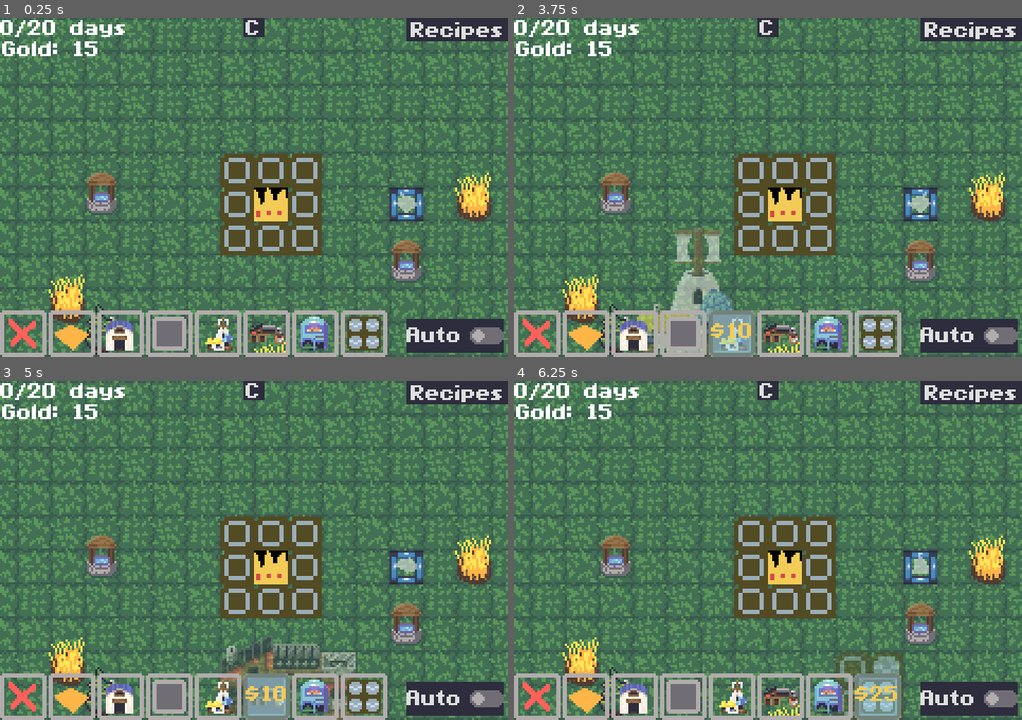
Above: before the commit, frames 1-4 (two rows, left to right).
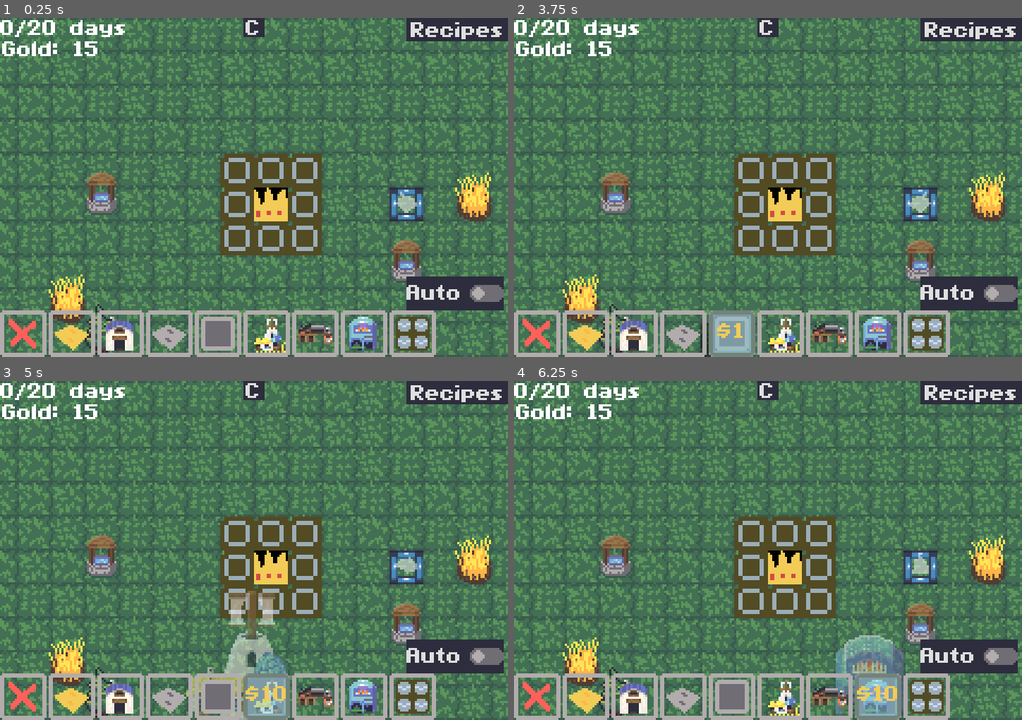
Above: after the commit, the same moments.

Repository: comfy-gamedev/ludum-dare-60
Game: Godot game, scene res://scenes/main/main.tscn
Same seed, same stepped clock (60 frames per second), same inputs: the game is played once before the commit and once after it. The engine's default icon, where the game draws it, is replaced by a stand-in: a white triangle on a blue panel in a dark square.
Inputs (mouse positions are in pixels of both pictures, inside the frame that each line leads up to):
- Up to frame 1 (0.25 s): no input
- Up to frame 2 (3.75 s): click (539, 333) at 0.52 s; click (585, 333) at 1.27 s; click (635, 333) at 2.02 s; click (681, 333) at 2.77 s; click (732, 333) at 3.52 s
- Up to frame 3 (5 s): click (264, 696) at 4.27 s
- Up to frame 4 (6.25 s): click (828, 696) at 5.02 s; click (879, 696) at 5.77 s

The runs differ from the first frame. In frame 1, 7.3% of the frame differs, in the area x 30-100%, y 76-100%; in frame 2, 9.4%; in frame 3, 10%, in the area x 30-100%, y 61-100%; in frame 4, 8.5%.

Commit message:
Fast Paths

Diff:
--- a/assets/tilesets/surface/surface_tile_set.tres
+++ b/assets/tilesets/surface/surface_tile_set.tres
@@ -2,6 +2,7 @@
 
 [ext_resource type="Texture2D" uid="uid://bi3wvyutuegk4" path="res://assets/tilesets/surface/surface_tiles.png" id="1_tgpv7"]
 [ext_resource type="Texture2D" uid="uid://bobscu7tvu7tg" path="res://assets/tilesets/surface/path_tiles.png" id="2_lq4wr"]
+[ext_resource type="Texture2D" uid="uid://dq7t62vw1c1ui" path="res://assets/tilesets/surface/fast_path_tiles.png" id="3_f334x"]
 
 [sub_resource type="TileSetAtlasSource" id="TileSetAtlasSource_lq4wr"]
 texture = ExtResource("1_tgpv7")
@@ -29,6 +30,26 @@
 2:2/0 = 0
 2:1/0 = 0
 
+[sub_resource type="TileSetAtlasSource" id="TileSetAtlasSource_keibh"]
+texture = ExtResource("3_f334x")
+0:0/0 = 0
+1:0/0 = 0
+2:0/0 = 0
+3:0/0 = 0
+0:1/0 = 0
+1:1/0 = 0
+2:1/0 = 0
+3:1/0 = 0
+0:2/0 = 0
+1:2/0 = 0
+2:2/0 = 0
+3:2/0 = 0
+0:3/0 = 0
+1:3/0 = 0
+2:3/0 = 0
+3:3/0 = 0
+
 [resource]
 sources/1 = SubResource("TileSetAtlasSource_lq4wr")
 sources/2 = SubResource("TileSetAtlasSource_f334x")
+sources/3 = SubResource("TileSetAtlasSource_keibh")
--- a/entities/little_guy/little_guy.gd
+++ b/entities/little_guy/little_guy.gd
@@ -37,24 +37,27 @@
 
 
 func tick(t: int) -> void:
-	if t == Main.CYCLE_END:
+	if t == Main.CYCLE_END or Main.current.get_tile_type(grid_pos) != Main.TileType.PATH:
 		queue_free()
 		return
 
-	if t % step_ticks != 0:
+	var sid = Main.current.surface_tile_map_layer.get_cell_source_id(grid_pos)
+
+	var st = (step_ticks / 2) if sid == 3 else step_ticks
+
+	if t % st != 0:
 		return
 
-	if Main.current.get_tile_type(grid_pos) == Main.TileType.PATH:
-		for turn in [0, 1, 3]:
-			var lookdir = GridMetric.rotate_dir(grid_facing, turn)
-			var look = grid_pos + lookdir
-			if Main.current.get_tile_type(look) == Main.TileType.PATH:
-				Main.current.connect_paths(grid_pos, look)
-				grid_pos = look
-				grid_facing = lookdir
-				animation_player.play(dir_animations[grid_facing], -1, Main.TICK_RATE * 2)
-				animation_player.advance(0)
-				break
+	for turn in [0, 1, 3]:
+		var lookdir = GridMetric.rotate_dir(grid_facing, turn)
+		var look = grid_pos + lookdir
+		if Main.current.get_tile_type(look) == Main.TileType.PATH:
+			Main.current.connect_paths(grid_pos, look)
+			grid_pos = look
+			grid_facing = lookdir
+			animation_player.play(dir_animations[grid_facing], -1, Main.TICK_RATE * 2)
+			animation_player.advance(0)
+			break
 
 	for side in [0, 1, 3, 2]:
 		var lookdir = GridMetric.rotate_dir(grid_facing, side)
--- a/scenes/main/main.gd
+++ b/scenes/main/main.gd
@@ -27,6 +27,7 @@
 const CONSTRUCTIONS = [
 	preload("uid://c0rrybc5bgfno"),
 	preload("uid://nmq3klwu0rtw"),
+	preload("uid://dn7sbmuuobqsx"),
 	preload("uid://bv0d35xti4rip"),
 	#preload("uid://dihg3y5nmbf5i"),#pedestal :(
 	#preload("uid://bfkgt3wvanaqj"),
@@ -38,6 +39,7 @@
 
 const BASE_TILE_SOURCE = 1
 const PATH_TILE_SOURCE = 2
+const FASTPATH_TILE_SOURCE = 3
 
 static var current: Main
 
@@ -137,8 +139,12 @@
 	var pan = Input.get_vector("pan_left", "pan_right", "pan_up", "pan_down")
 	if pan:
 		camera_2d.position += pan * PAN_SPEED * delta / camera_2d.zoom
+		if camera_2d.zoom != Vector2.ONE:
+			camera_2d.offset = camera_2d.position.snappedf(2.0) - camera_2d.position
 		# sync pos within limits
-		(func (): camera_2d.position = camera_2d.get_screen_center_position()).call_deferred()
+		(func ():
+			camera_2d.position = camera_2d.position.clamp(Vector2(camera_2d.limit_left, camera_2d.limit_top), Vector2(camera_2d.limit_right, camera_2d.limit_bottom))
+		).call_deferred()
 
 	if _ticking:
 		_t += delta
@@ -240,6 +246,7 @@
 	var coord = surface_tile_map_layer.get_cell_atlas_coords(grid_pos)
 	match [source, coord]:
 		[PATH_TILE_SOURCE, _]: return TileType.PATH
+		[FASTPATH_TILE_SOURCE, _]: return TileType.PATH
 
 	return TileType.NOTHING
 
@@ -384,6 +391,9 @@
 				gold += bp.building.info.gold_cost
 		else:
 			if get_world_rect().has_point(grid_pos) and get_tile_type(grid_pos) != TileType.NOTHING:
+				match surface_tile_map_layer.get_cell_source_id(grid_pos):
+					2: gold += preload("uid://c0rrybc5bgfno").gold_cost
+					3: gold += preload("uid://dn7sbmuuobqsx").gold_cost
 				surface_tile_map_layer.set_cell(grid_pos, BASE_TILE_SOURCE, Vector2i(0, 0))
 				for d in GridMetric.DIRS:
 					if get_tile_type(grid_pos + d) == TileType.PATH:
@@ -394,8 +404,20 @@
 	elif tool is ConstructionInfo:
 		match tool.mode:
 			ConstructionInfo.Mode.TILE:
+				if gold < tool.gold_cost:
+					return
+
 				if get_tile_type(grid_pos) == TileType.NOTHING:
 					surface_tile_map_layer.set_cell(grid_pos, tool.tileset_source_id, tool.tileset_atlas_coord)
+					gold -= tool.gold_cost
+				elif get_tile_type(grid_pos) == TileType.PATH:
+					var esid = surface_tile_map_layer.get_cell_source_id(grid_pos)
+					if esid != tool.tileset_source_id:
+						match esid:
+							2: gold += preload("uid://c0rrybc5bgfno").gold_cost
+							3: gold += preload("uid://dn7sbmuuobqsx").gold_cost
+						surface_tile_map_layer.set_cell(grid_pos, tool.tileset_source_id, surface_tile_map_layer.get_cell_atlas_coords(grid_pos))
+						gold -= tool.gold_cost
 
 			ConstructionInfo.Mode.BUILDING:
 
--- a/scenes/main/main.tscn
+++ b/scenes/main/main.tscn
@@ -191,9 +191,9 @@
 anchor_right = 1.0
 anchor_bottom = 1.0
 offset_left = -48.0
-offset_top = -30.0
+offset_top = -50.0
 offset_right = -2.0
-offset_bottom = -2.0
+offset_bottom = -22.0
 grow_horizontal = 0
 grow_vertical = 0
 theme_override_constants/separation = 2
--- /dev/null
+++ b/systems/constructions/fastpath.tres
@@ -0,0 +1,12 @@
+[gd_resource type="Resource" script_class="ConstructionInfo" format=3 uid="uid://dn7sbmuuobqsx"]
+
+[ext_resource type="Texture2D" uid="uid://1wh8ejdocm5g" path="res://assets/ui/fastpath_icon.png" id="1_ifxtp"]
+[ext_resource type="Script" uid="uid://b4frqj5l57l6l" path="res://systems/constructions/construction_info.gd" id="2_81vc5"]
+
+[resource]
+script = ExtResource("2_81vc5")
+icon = ExtResource("1_ifxtp")
+mode = 1
+tileset_source_id = 3
+gold_cost = 5
+metadata/_custom_type_script = "uid://b4frqj5l57l6l"
Binary file added: assets/ui/fastpath_icon.png
Not shown, added: assets/ui/fastpath_icon.png.import
Binary file changed: assets/ui/path_icon.png
